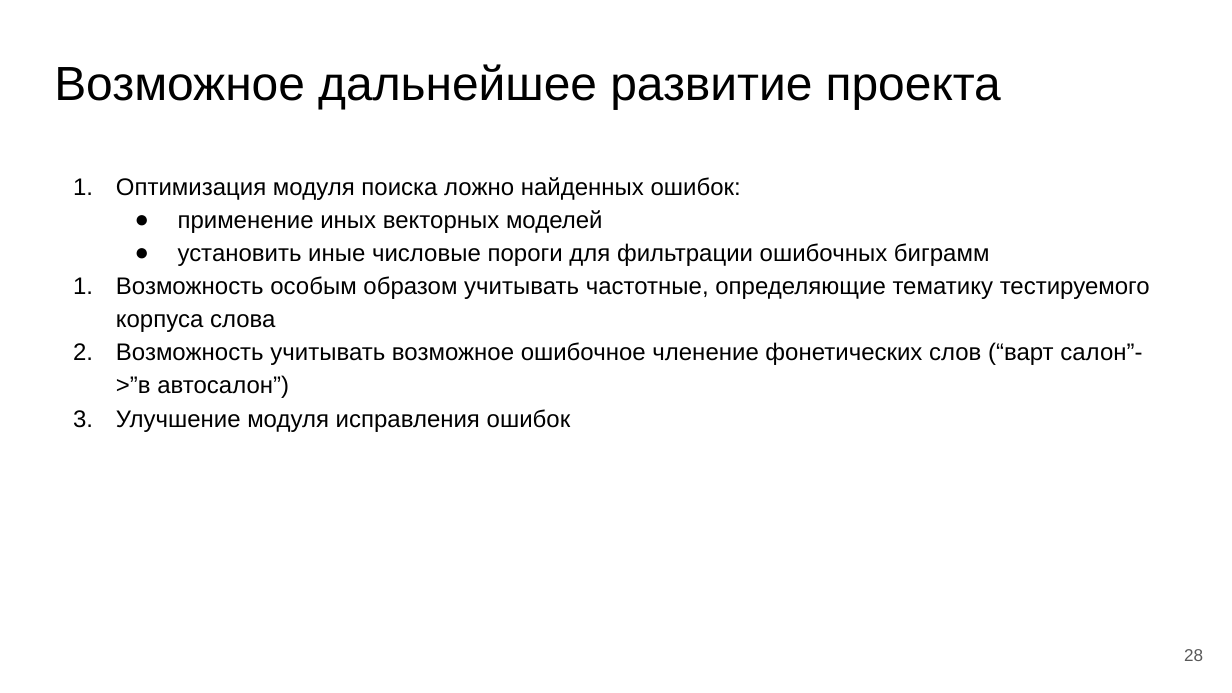
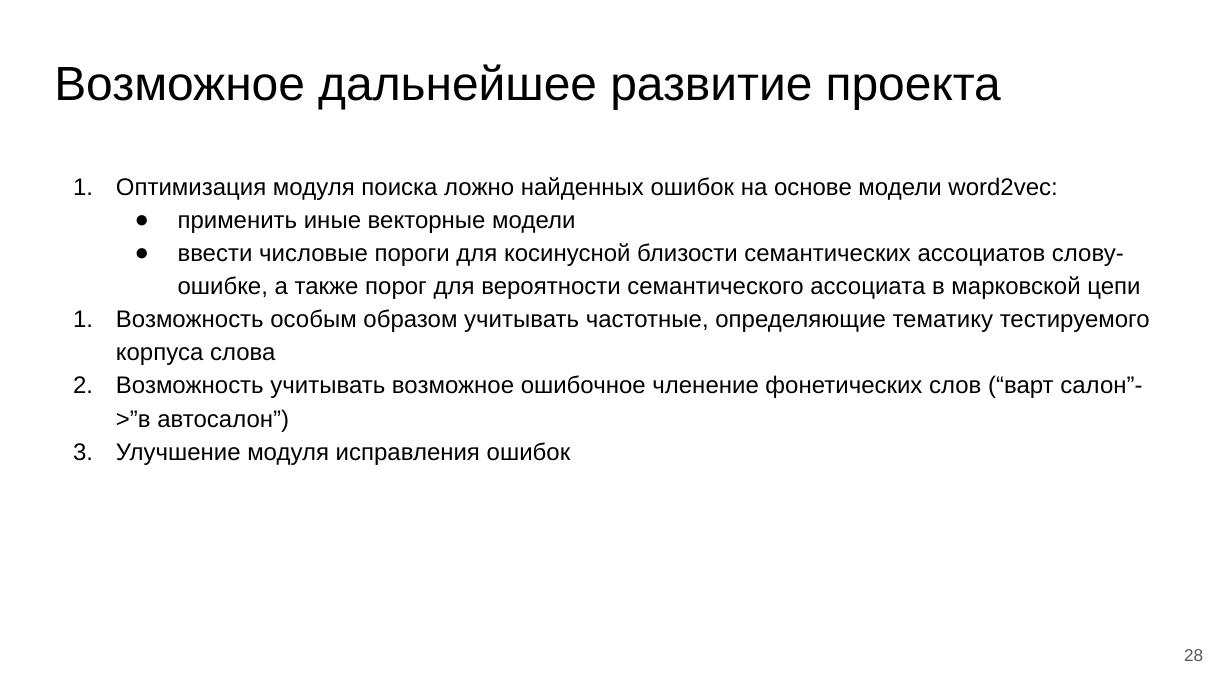
Before and after one commit to smekur/Spoken_Corpora_with_Kaldi, a slide deck: slide 28 of mistakes_search/presentations/Алгоритм автоматического поиска ошибок в транскрибациях_финальный проект.pptx. Drawn at 1232x693 pixels with LibreOffice and Linux fonts; fonts in the diff are those of the drawing. Boxes give left, top, right and bottom in pixels: in the first picture for what was removed or moved away, otherwise in the second. Text is boxed around its words. In the diff, an @@ line names an element or a change of style, - is before the commit and + after.

```diff
--- a/mistakes_search/presentations/Алгоритм автоматического поиска ошибок в транскрибациях_финальный проект.pptx
+++ b/mistakes_search/presentations/Алгоритм автоматического поиска ошибок в транскрибациях_финальный проект.pptx
@@ text at (x1=116, y1=177, x2=1140, y2=299): text changed @@
-1. Оптимизация модуля поиска ложно найденных ошибок:
-● применение иных векторных моделей
-● установить иные числовые пороги для фильтрации ошибочных биграмм
+1. Оптимизация модуля поиска ложно найденных ошибок на основе модели word2vec:
+● применить иные векторные модели
+● ввести числовые пороги для косинусной близости семантических ассоциатов слову-ошибке, а также порог для вероятности семантического ассоциата в марковской цепи
```
Also in this commit, not shown: 3 other slides changed, 3 slides added, 5 other files.
